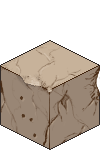
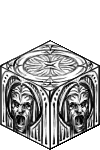
Layer changes from the first 100×150 image to the second:
hid "damaged" over (x1=0, y1=40, x2=100, y2=150)
added layer "screaming face block" above "faceless block" over (x1=0, y1=40, x2=100, y2=150)
added layer "Layer 3" over (x1=0, y1=40, x2=100, y2=150)
